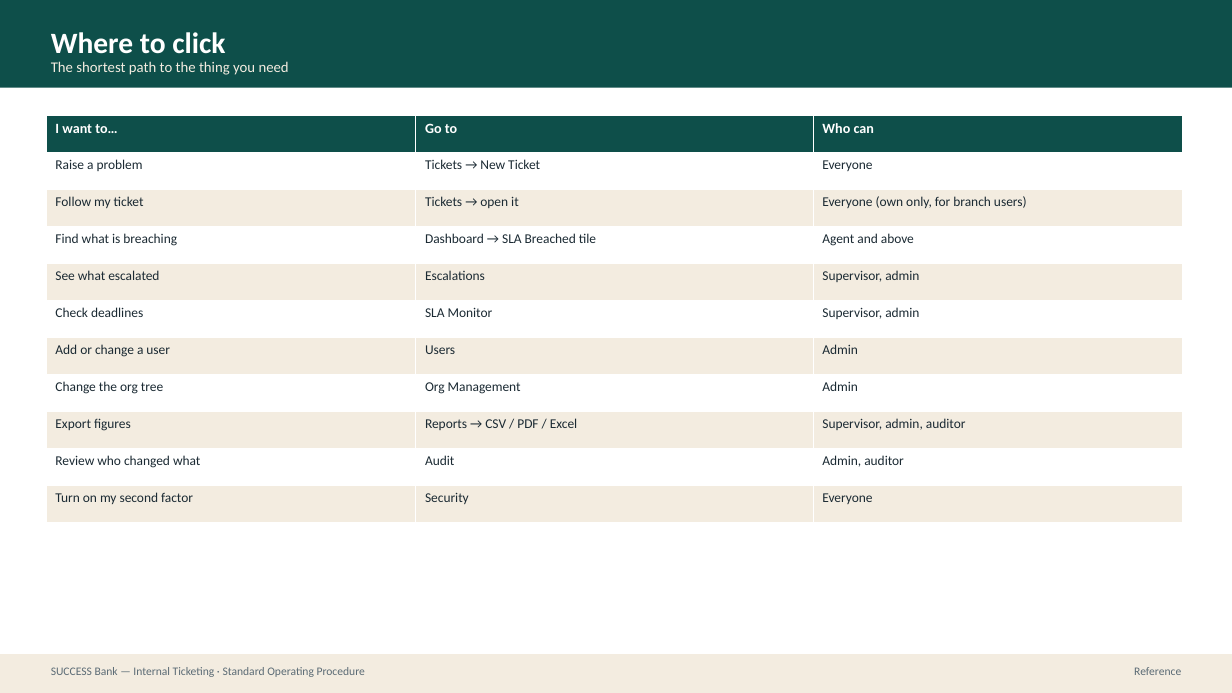
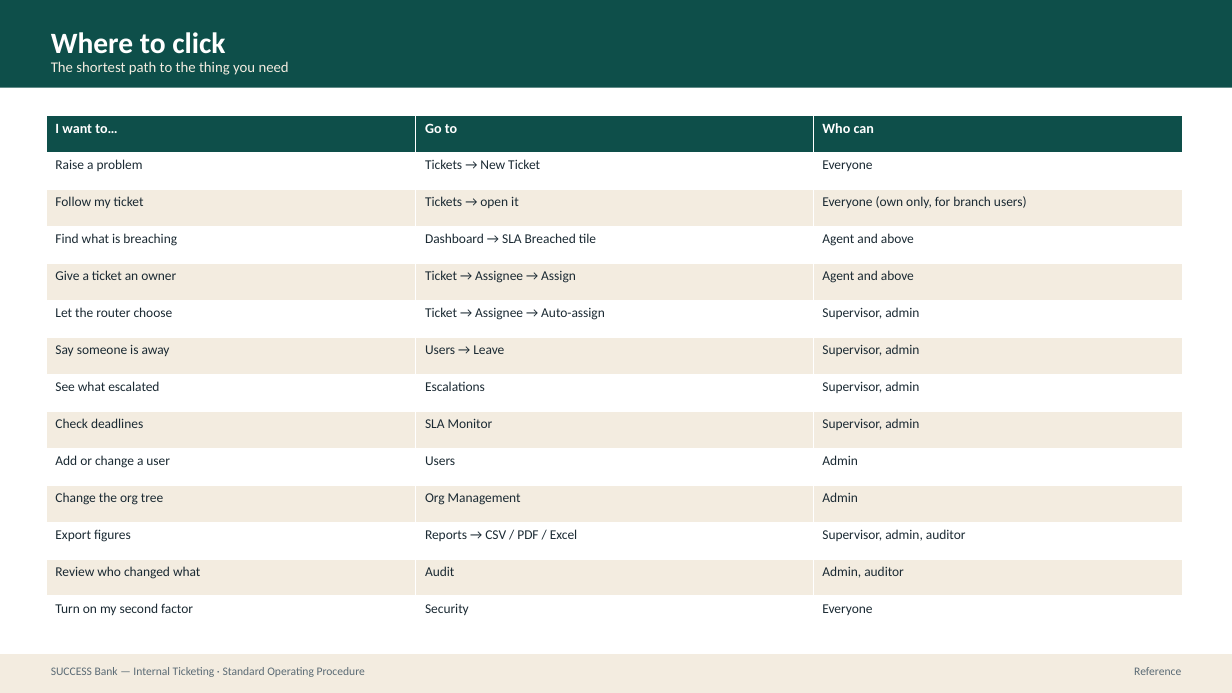
Before and after one commit to prajwal-patil-hub/Internal-Banking-Ticketing-System, a slide deck: slide 62 of docs/sop/SUCCESS-Bank-Ticketing-SOP.pptx (slide 56 before the commit). Drawn at 1232x693 pixels with LibreOffice and Linux fonts; fonts in the diff are those of the drawing. Boxes give left, top, right and bottom in pixels: in the first picture for what was removed or moved away, otherwise in the second. Text is boxed around its words. In the diff, an @@ line names an element or a change of style, - is before the commit and + after.

```diff
--- a/docs/sop/SUCCESS-Bank-Ticketing-SOP.pptx
+++ b/docs/sop/SUCCESS-Bank-Ticketing-SOP.pptx
@@ table at [46, 116, 1183, 633] @@
+row 5: Give a ticket an owner | Ticket → Assignee → Assign | Agent and above
+row 6: Let the router choose | Ticket → Assignee → Auto-assign | Supervisor, admin
+row 7: Say someone is away | Users → Leave | Supervisor, admin
```
Also in this commit, not shown: 19 other slides changed, 6 slides added, 31 other files.
